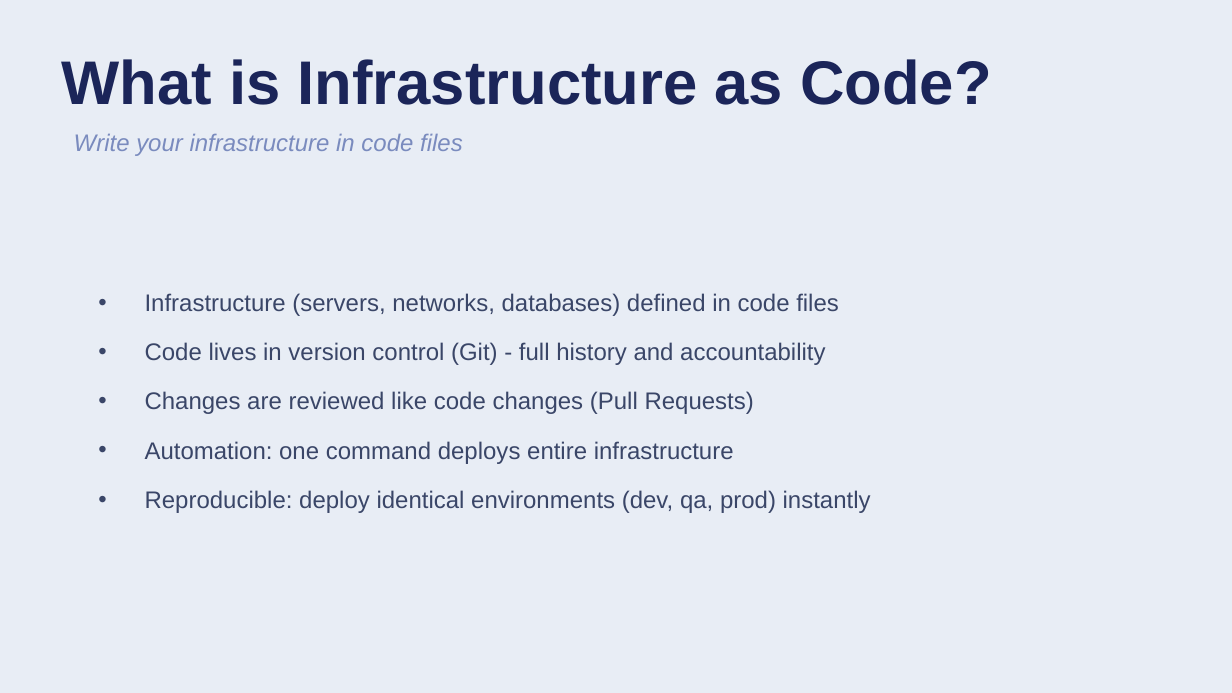
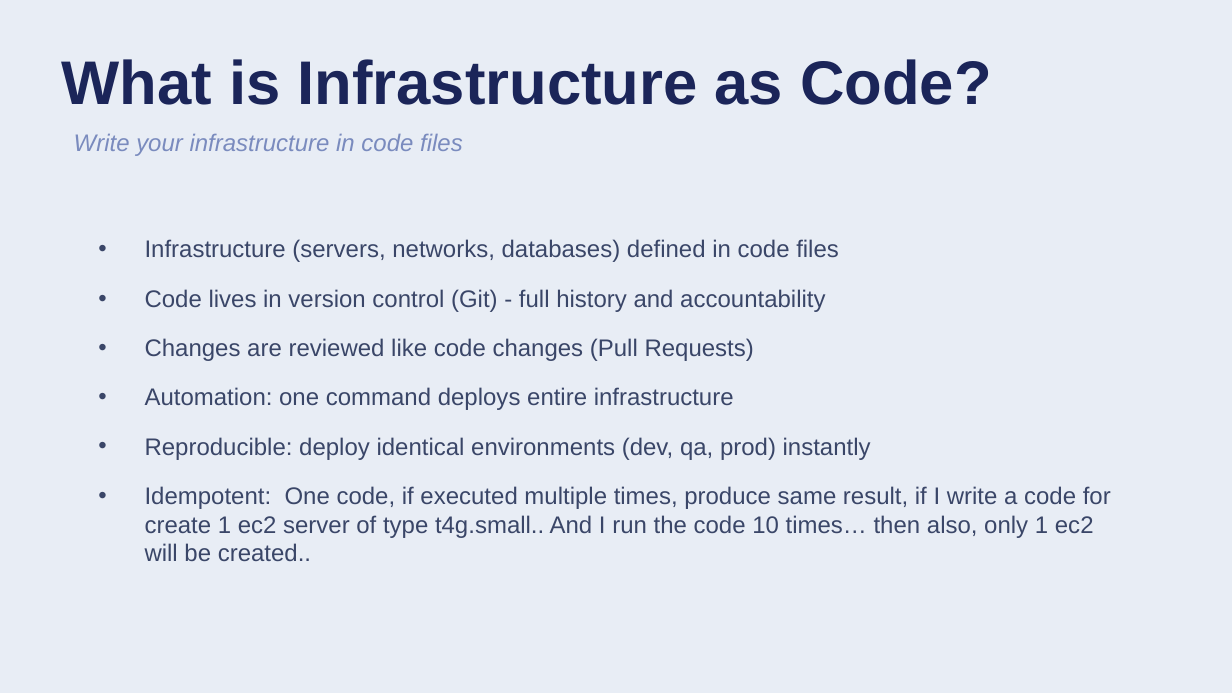
Before and after one commit to aryanm12/PPMCAD15, a slide deck: slide 4 of 09-Terraform/Session1/09-Terraform-Foundations.pptx. Drawn at 1232x693 pixels with LibreOffice and Linux fonts; fonts in the diff are those of the drawing. Boxes give left, top, right and bottom in pixels: in the first picture for what was removed or moved away, otherwise in the second. Text is boxed around its words. In the diff, an @@ line names an element or a change of style, - is before the commit and + after.

```diff
--- a/09-Terraform/Session1/09-Terraform-Foundations.pptx
+++ b/09-Terraform/Session1/09-Terraform-Foundations.pptx
@@ text at [145,486,1111,561]: paragraph added @@
+• Idempotent: One code, if executed multiple times, produce same result, if I write a code for create 1 ec2 server of type t4g.small.. And I run the code 10 times… then also, only 1 ec2 will be created..
```
Also in this commit, not shown: 1 other slide changed, 2 other files.
